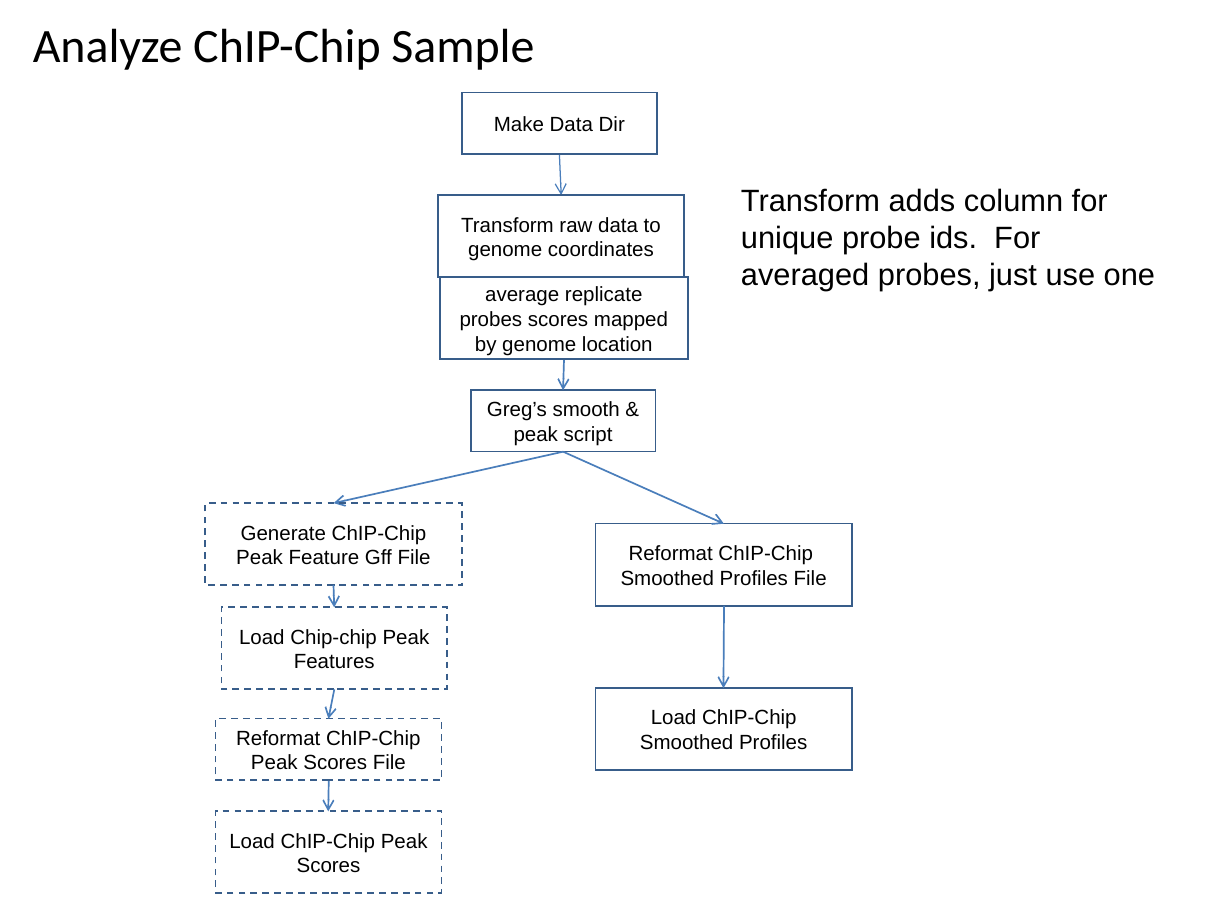
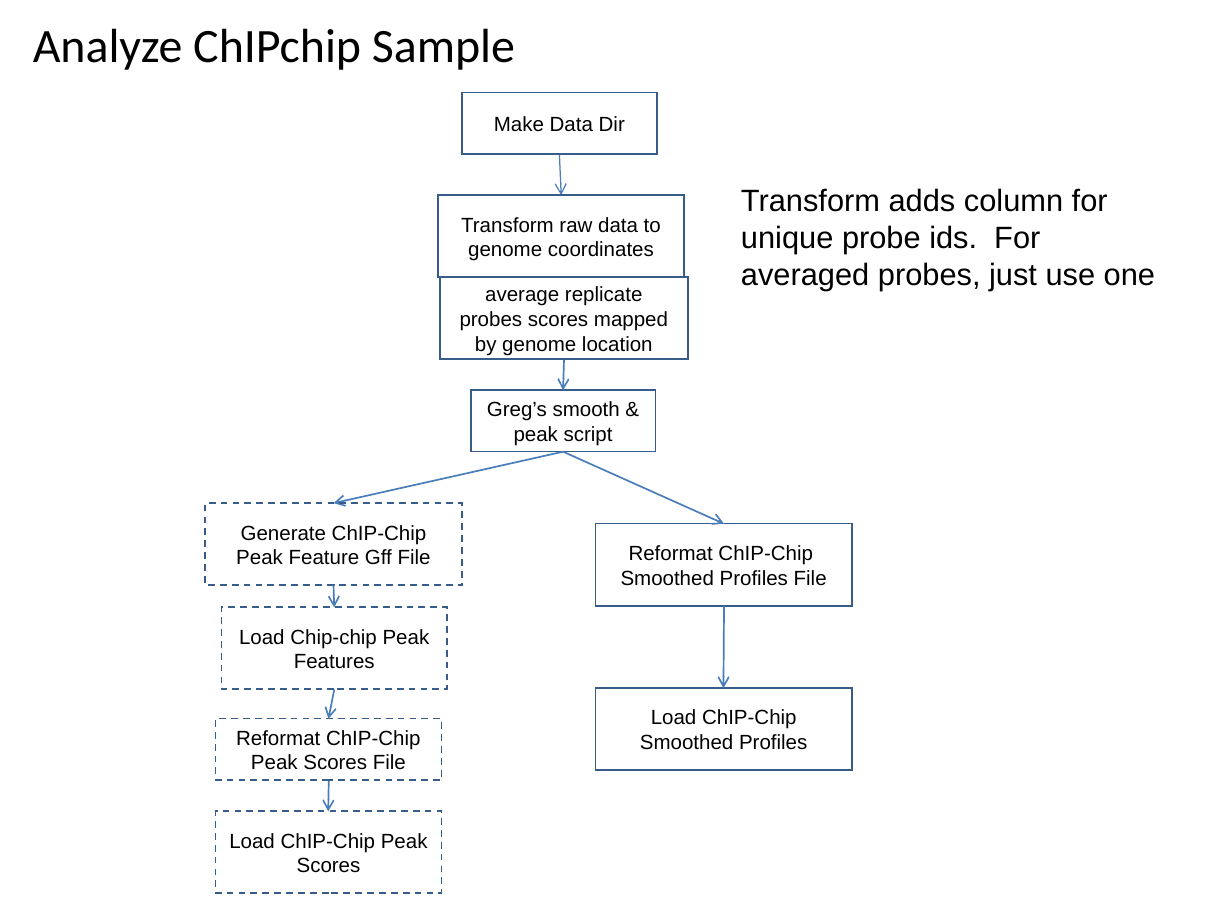
Before and after one commit to VEuPathDB/ApiCommonWorkflow, a slide deck: slide 49 of Main/doc/IntegratedWorkflow.ppt. Drawn at 1232x924 pixels with LibreOffice and Linux fonts; fonts in the diff are those of the drawing. Boxes give left, top, right and bottom in pixels: in the first picture for what was removed or moved away, otherwise in the second. Text is boxed around its words. In the diff, an @@ line names an element or a change of style, - is before the commit and + after.

```diff
--- a/Main/doc/IntegratedWorkflow.ppt
+++ b/Main/doc/IntegratedWorkflow.ppt
@@ title at [33, 28, 515, 70]: text changed @@
-Analyze ChIP-Chip Sample
+Analyze ChIPchip Sample
```
Also in this commit, not shown: 5 other slides changed, 1 slide added, 2 other files.
